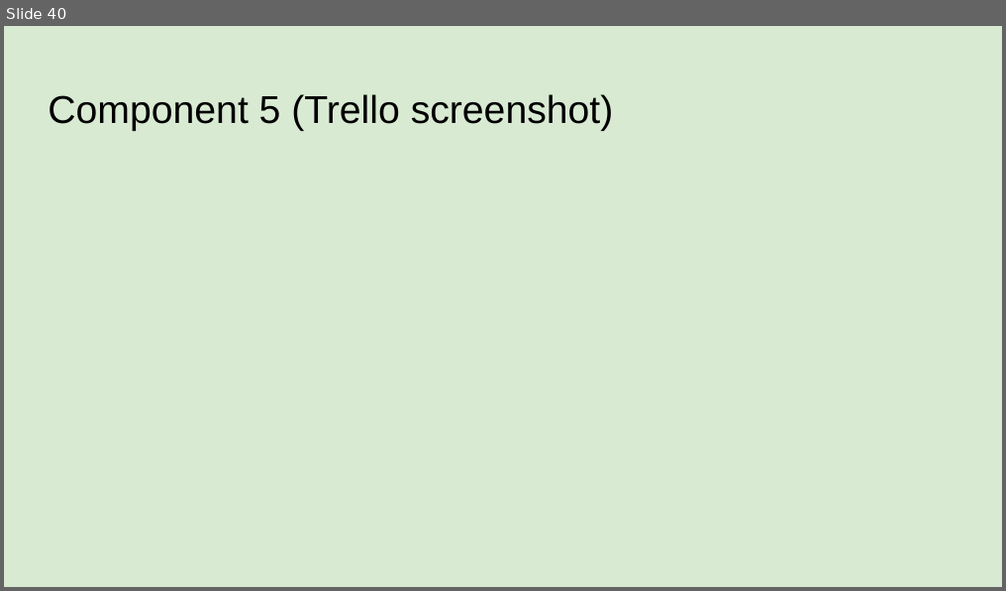
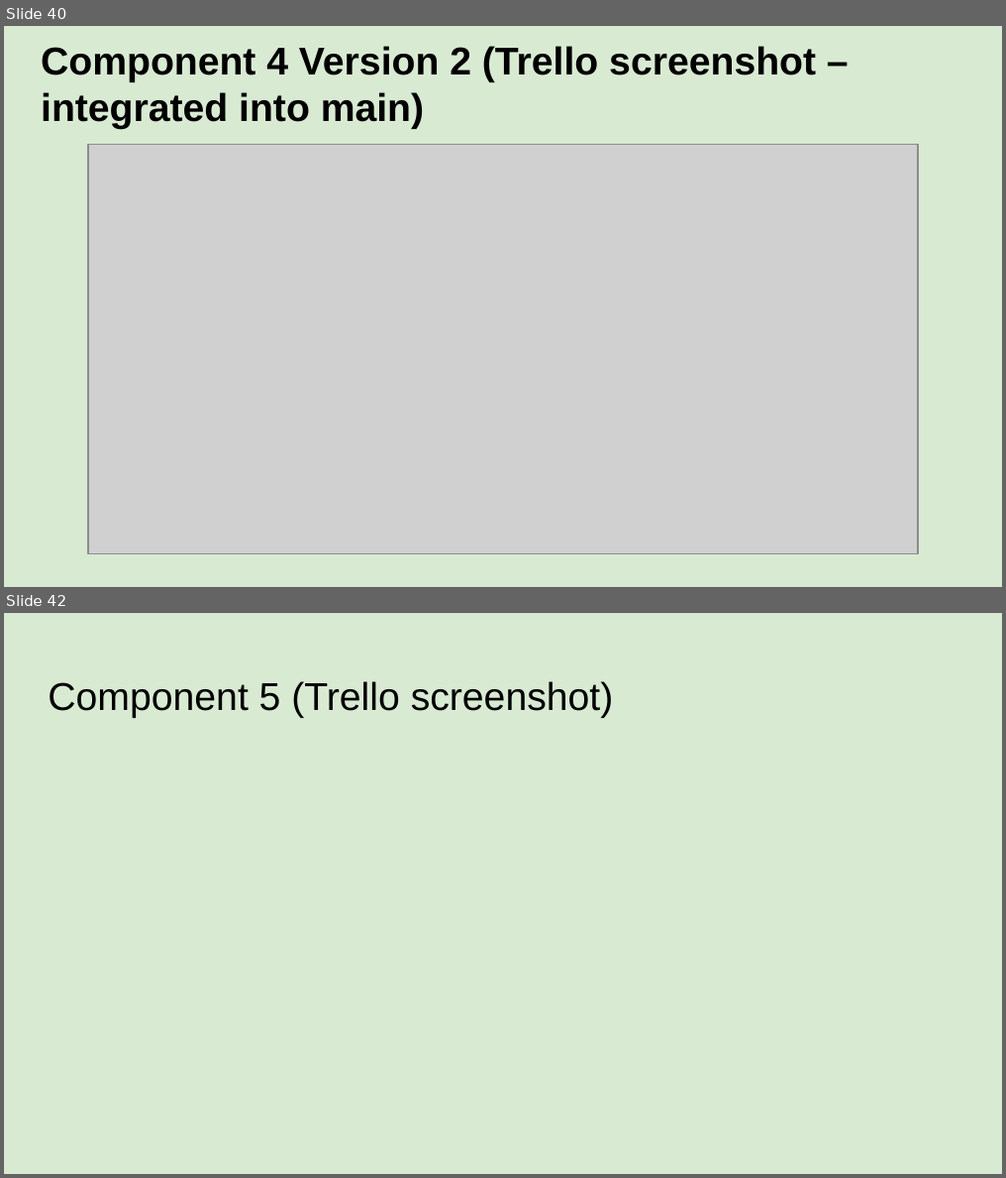
Before and after one commit to danettp/ds_nuts_bot, a slide deck: Danett Pepito - 000_91896 _ 91897 Documentation - 2150400 (Git).pptx. Shown one above the other, each under a label of ours: slide 40 before the commit, slides 40 and 42 after it; the slides between them are not shown. The pictures are 1006x591 and 1006x1178 pixels, drawn with LibreOffice and Linux fonts; fonts in the diff are those of the drawing; grey boxes stand for pictures; background and template pictures are left out. Boxes give left, top, right and bottom in pixels: in the first picture for what was removed or moved away, otherwise in the second. Text is boxed around its words. In the diff, an @@ line names an element or a change of style, - is before the commit and + after.

Commit message:
Integrated delivery v2.py to main app
Created delivery version 2 and integrated delivery info into main app.

```diff
--- a/Danett Pepito - 000_91896 _ 91897 Documentation - 2150400 (Git).pptx
+++ b/Danett Pepito - 000_91896 _ 91897 Documentation - 2150400 (Git).pptx
@@ slide 40 added at [4, 26, 1002, 587], background picture (left out) @@
@@ title added at [41, 46, 816, 129], 28 pt, text #000000, bold @@
+Component 4 Version 2 (Trello screenshot – integrated into main)
@@ picture added at [88, 144, 917, 554] @@
@@ what was slide 40 is now slide 42 @@
```
Also in this commit, not shown: 3 slides changed, 1 other slide added, 3 other files.
